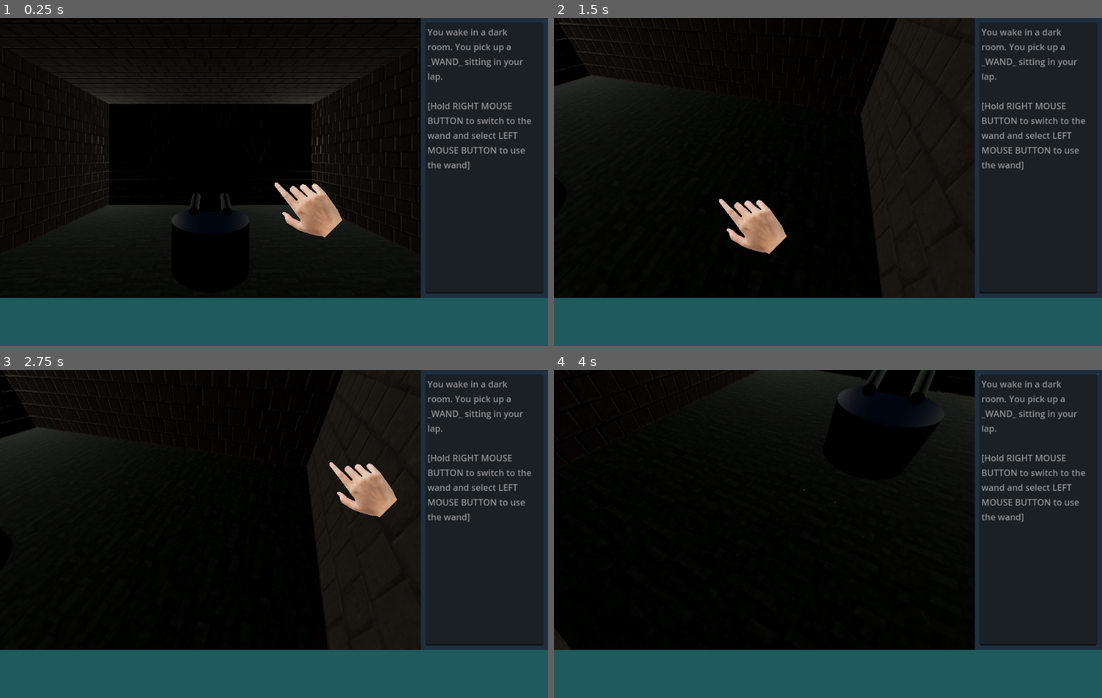
Above: before the commit, frames 1-4 (two rows, left to right).
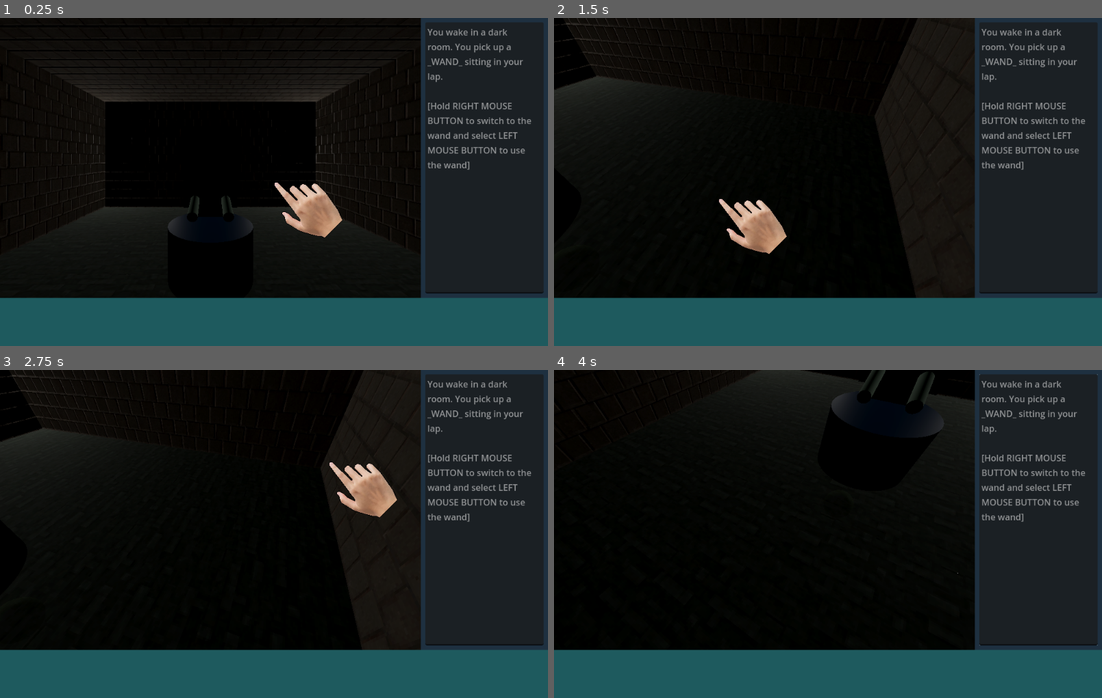
Above: after the commit, the same moments.

Repository: Wake1st/symbols-and-sorcery
Game: Godot game, scene res://game.tscn
Two runs of this game, one before a commit and one after it. Both use one fixed random seed, a clock stepped at 60 frames per second and the inputs below.
Inputs (mouse positions are in pixels of both pictures, inside the frame that each line leads up to):
- Up to frame 1 (0.25 s): no input
- Up to frame 2 (1.5 s): tap Enter at 0.5 s; move the mouse to (948, 165) at 0.52 s; hold Right mouse button (free_look) 0.53-1.28 s; click (948, 165) at 0.67 s; tap Space at 1.25 s; move the mouse to (718, 198) at 1.27 s; right-click (718, 198) at 1.35 s; click (718, 198) at 1.42 s
- Up to frame 3 (2.75 s): tap Enter at 2 s; move the mouse to (328, 461) at 2.02 s; hold Right mouse button (free_look) from 2.03 s (still down); click (328, 461) at 2.17 s
- Up to frame 4 (4 s): tap Space at 2.75 s; move the mouse to (800, 599) at 2.77 s; release Right mouse button (free_look) at 2.78 s; right-click (800, 599) at 2.85 s; click (800, 599) at 2.92 s; tap Enter at 3.5 s; move the mouse to (992, 583) at 3.52 s; hold Right mouse button (free_look) from 3.53 s (still down); click (992, 583) at 3.67 s

The runs differ from the first frame. In frame 1, 0.9% of the frame differs, in the area x 3-76%, y 8-68%; in frame 2, 1.5%, in the area x 0-66%, y 0-86%; in frame 3, 1.5%; in frame 4, 0.5%.

Commit message:
weird shader issues

Diff:
--- a/common/door.gd
+++ b/common/door.gd
@@ -1,5 +1,5 @@
 class_name Door
-extends StaticBody3D
+extends Area3D
 
 @export_category("Door")
 @export var room1:RoomBase
--- a/common/door.tscn
+++ b/common/door.tscn
@@ -8,7 +8,7 @@
 [sub_resource type="BoxShape3D" id="BoxShape3D_3lipd"]
 size = Vector3(1.5, 2.3, 0.1)
 
-[node name="Door" type="StaticBody3D"]
+[node name="Door" type="Area3D"]
 script = ExtResource("1_lihjd")
 
 [node name="MeshInstance3D" type="MeshInstance3D" parent="."]
--- /dev/null
+++ b/common/navigation_point.tscn
@@ -0,0 +1,30 @@
+[gd_scene load_steps=5 format=3 uid="uid://dowkdyyao5rfd"]
+
+[ext_resource type="Shader" path="res://shaders/navigation_point.gdshader" id="1_r34ok"]
+
+[sub_resource type="CylinderShape3D" id="CylinderShape3D_wnvlg"]
+height = 0.4
+radius = 0.8
+
+[sub_resource type="ShaderMaterial" id="ShaderMaterial_kvrkp"]
+render_priority = 0
+shader = ExtResource("1_r34ok")
+
+[sub_resource type="CylinderMesh" id="CylinderMesh_ivb3c"]
+material = SubResource("ShaderMaterial_kvrkp")
+top_radius = 0.8
+bottom_radius = 0.8
+height = 0.4
+radial_segments = 24
+cap_top = false
+cap_bottom = false
+
+[node name="NavigationPoint" type="Area3D"]
+
+[node name="CollisionShape3D" type="CollisionShape3D" parent="."]
+transform = Transform3D(1, 0, 0, 0, 1, 0, 0, 0, 1, 0, 0.2, 0)
+shape = SubResource("CylinderShape3D_wnvlg")
+
+[node name="MeshInstance3D" type="MeshInstance3D" parent="."]
+transform = Transform3D(1, 0, 0, 0, 1, 0, 0, 0, 1, 0, 0.2, 0)
+mesh = SubResource("CylinderMesh_ivb3c")
--- a/common/player_camera.gd
+++ b/common/player_camera.gd
@@ -22,7 +22,6 @@
 	if !is_traveling:
 		is_traveling = true
 
-		print("init pos: %s" % global_position)
 		tween = create_tween()
 		tween.tween_property(self, "global_position", coord, travel_time
 		).set_ease(Tween.EASE_IN_OUT
@@ -38,7 +37,7 @@
 			entered_room.emit()
 
 
-func _input(event):
+func _input(_event):
 	is_looking_around = !is_traveling && Input.is_action_pressed("free_look")
 
 	if !is_traveling && !is_looking_around && Input.is_mouse_button_pressed(MOUSE_BUTTON_LEFT):
--- a/game.tscn
+++ b/game.tscn
@@ -44,7 +44,7 @@
 
 [node name="PlayerCamera" parent="GameViewportContainer/GameViewport" instance=ExtResource("2_rda4s")]
 unique_name_in_owner = true
-transform = Transform3D(1, 0, 0, 0, 1, 0, 0, 0, 1, 0, 0, 2)
+transform = Transform3D(1, 0, 0, 0, 1, 0, 0, 0, 1, 0, 0, 1.8)
 
 [node name="LightRoom" parent="GameViewportContainer/GameViewport" node_paths=PackedStringArray("northDoor") instance=ExtResource("2_v5tb6")]
 northDoor = NodePath("../LightThermicDoor")
--- a/rooms/thermic_room.tscn
+++ b/rooms/thermic_room.tscn
@@ -1,9 +1,10 @@
-[gd_scene load_steps=7 format=3 uid="uid://dhfax6f0r5sbf"]
+[gd_scene load_steps=8 format=3 uid="uid://dhfax6f0r5sbf"]
 
 [ext_resource type="PackedScene" uid="uid://b5wl1fbu8w4rm" path="res://common/pillar.tscn" id="1_75le4"]
 [ext_resource type="Script" path="res://rooms/thermic_room.gd" id="1_448yj"]
 [ext_resource type="MeshLibrary" uid="uid://bwbsu80ly13cd" path="res://tilesets/dungeon_tileset.tres" id="3_ekc2x"]
 [ext_resource type="PackedScene" uid="uid://boqvuwulwsx17" path="res://shaders/fire.tscn" id="4_cayik"]
+[ext_resource type="PackedScene" uid="uid://dowkdyyao5rfd" path="res://common/navigation_point.tscn" id="5_nhrmg"]
 
 [sub_resource type="SphereShape3D" id="SphereShape3D_nt7oc"]
 radius = 0.2
@@ -64,6 +65,7 @@
 mesh = SubResource("SphereMesh_fskxf")
 
 [node name="GridMap" type="GridMap" parent="."]
+visible = false
 mesh_library = ExtResource("3_ekc2x")
 cell_size = Vector3(1, 1, 1)
 cell_center_y = false
@@ -106,3 +108,6 @@
 light_energy = 0.4
 omni_range = 42.294
 omni_attenuation = 1.4048
+
+[node name="NavigationPoint" parent="." instance=ExtResource("5_nhrmg")]
+transform = Transform3D(1, 0, 0, 0, 1, 0, 0, 0, 1, -2, 0, 0)
--- /dev/null
+++ b/shaders/navigation_point.gdshader
@@ -0,0 +1,12 @@
+shader_type spatial;
+render_mode cull_disabled, unshaded;
+
+void vertex() {
+	//float wave = cos(PI * TIME * 0.2)/VERTEX.x;
+	//VERTEX.y = sin(TIME) * (VERTEX.y + 0.2) - 0.2;
+}
+
+void fragment() {
+	ALBEDO = vec3(0.0,0.8,0.2);
+	ALPHA = 0.1 - VERTEX.y;
+}
